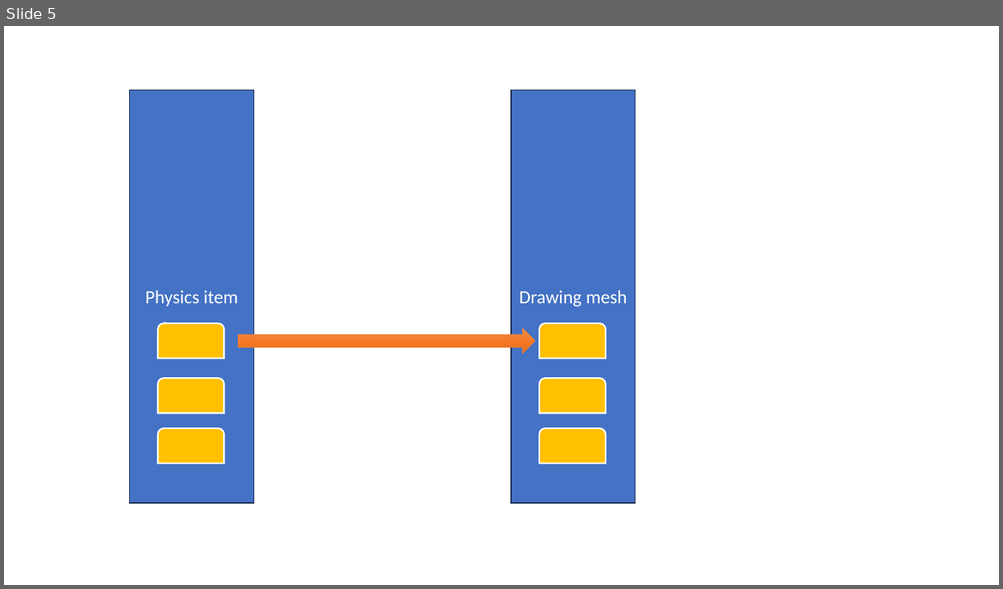
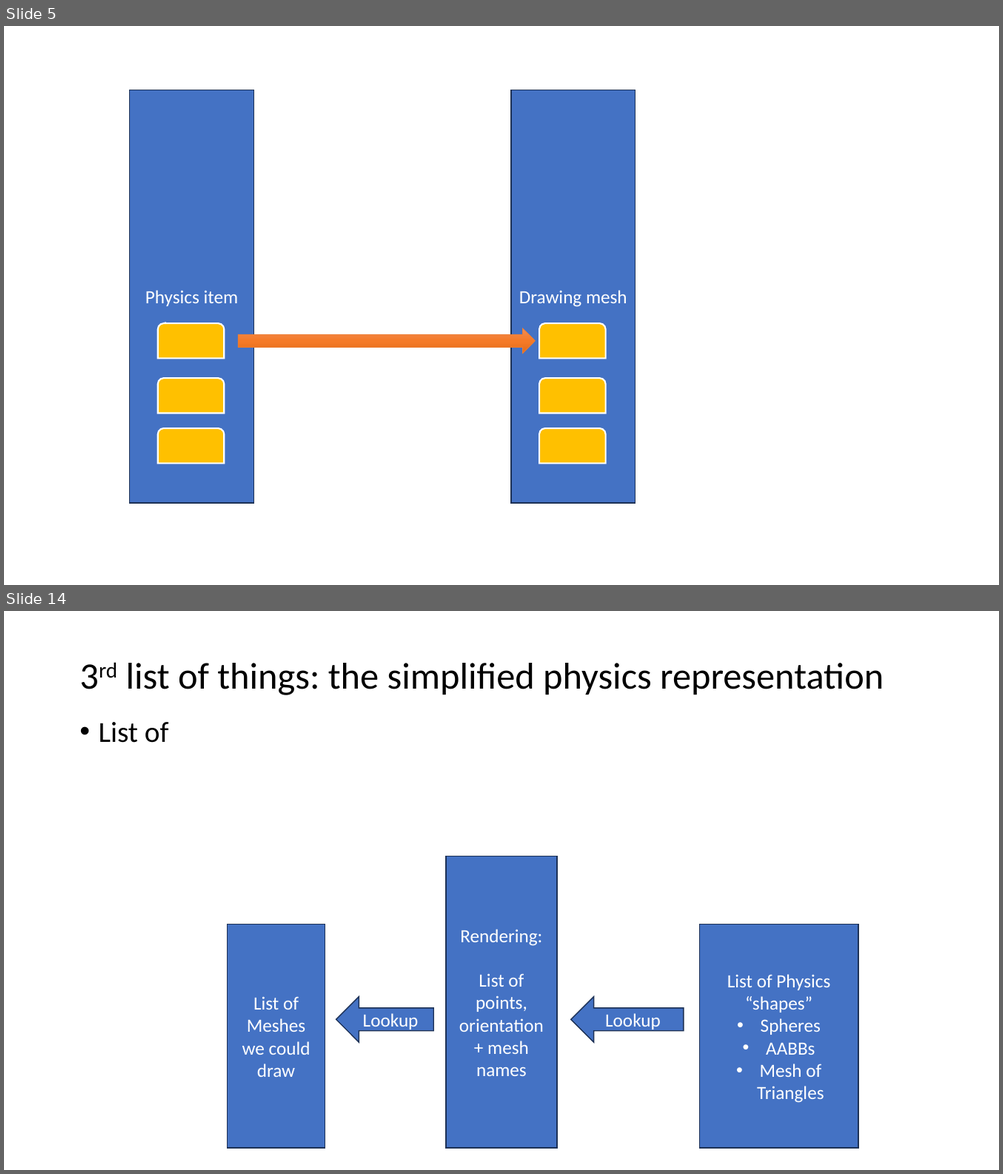
Before and after one commit to FeeneyCodes/GDP202425, a slide deck: 6019_Phys_1/D2D/W02/Collision_Detection (2024).pptx. Shown one above the other, each under a label of ours: slide 5 before the commit, slides 5 and 14 after it; the slides between them are not shown. The pictures are 1003x589 and 1003x1174 pixels, drawn with LibreOffice and Linux fonts; fonts in the diff are those of the drawing. Boxes give left, top, right and bottom in pixels: in the first picture for what was removed or moved away, otherwise in the second. Text is boxed around its words. In the diff, an @@ line names an element or a change of style, - is before the commit and + after.

```diff
--- a/6019_Phys_1/D2D/W02/Collision_Detection (2024).pptx
+++ b/6019_Phys_1/D2D/W02/Collision_Detection (2024).pptx
@@ slide 14 added at <box>4,611,999,1170</box>, background #FFFFFF @@
@@ title added at <box>126,663,883,695</box>, 36 pt, text #000000 @@
+3rd list of things: the simplified physics representation
@@ text added at <box>99,722,169,743</box>, 28 pt, text #000000 @@
+• List of
@@ rectangle added at <box>446,857,557,1149</box>, fill #4472C4, outline #1E3256 1 pt, 18 pt, text #FFFFFF @@
+Rendering:
+List of points, orientation + mesh names
@@ rectangle added at <box>227,924,325,1148</box>, fill #4472C4, outline #1E3256 1 pt, 18 pt, text #FFFFFF @@
+List of Meshes we could draw
@@ rectangle added at <box>700,924,858,1148</box>, fill #4472C4, outline #1E3256 1 pt, 18 pt, text #FFFFFF @@
+List of Physics “shapes”
+• Spheres
+• AABBs
+• Mesh of Triangles
@@ left arrow added at <box>336,997,434,1042</box>, fill #4472C4, outline #1E3256 1 pt, 18 pt, text #FFFFFF @@
+Lookup
@@ left arrow added at <box>571,997,684,1042</box>, fill #4472C4, outline #1E3256 1 pt, 18 pt, text #FFFFFF @@
+Lookup
```
Also in this commit, not shown: 2 slides changed, 3 other slides added, 1 slide removed, 42 other files.
